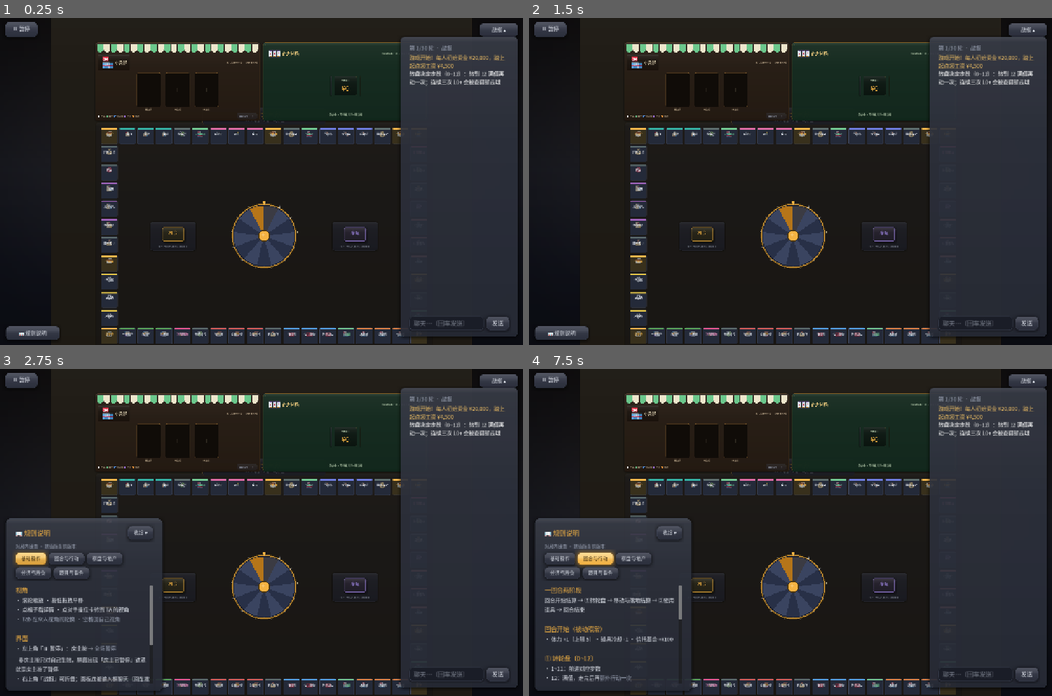
Above: before the commit, frames 1-4 (two rows, left to right).
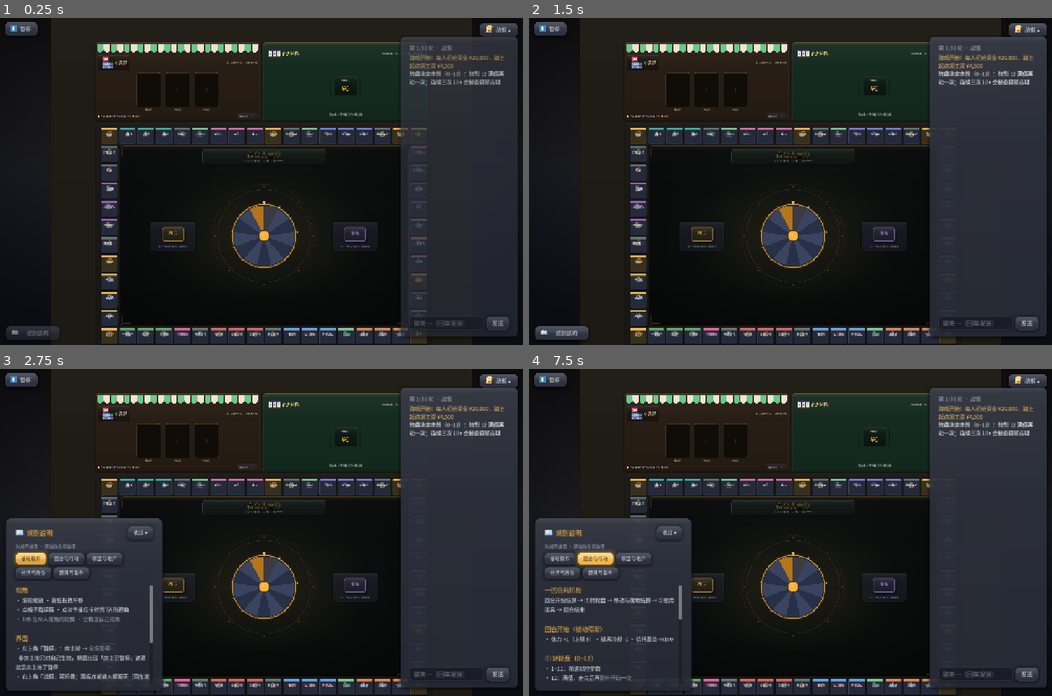
Above: after the commit, the same moments.

Repository: Lousync/dorm-monopoly
Game: Godot game, scene res://scenes/game.tscn
Two runs of this game, one before a commit and one after it. Both use one fixed random seed, a clock stepped at 60 frames per second and the inputs below. This scene is started directly instead of the project's main scene.
Inputs (mouse positions are in pixels of both pictures, inside the frame that each line leads up to):
- Up to frame 1 (0.25 s): no input
- Up to frame 2 (1.5 s): click "⏸ 暂停" (after the commit: "暂停") at 0.5 s; click "▶ 继续游戏" at 1.25 s
- Up to frame 3 (2.75 s): click (31, 682) at 2 s, where only the run after the commit has a clickable "规则说明"
- Up to frame 4 (7.5 s): click "战报 ▴" at 2.75 s; click "战报 ▾" at 3.5 s; click "发送" at 4.25 s; click "收起 ▾" at 5 s; click (560, 682) at 5.75 s, where only the run before the commit has a clickable "📖 规则说明"; click "基础操作" at 6.5 s; click "回合与行动" at 7.25 s

The runs differ from the first frame. In frame 1, 1.3% of the frame differs, in the area x 1-98%, y 2-98%; in frame 2, 0.7%; in frame 3, 1.5%, in the area x 1-98%, y 2-96%; in frame 4, 0.7%.
Error before the commit: Out of bounds get index '0' (on base: 'Array') (res://scripts/game.gd:833)
Error after the commit: Out of bounds get index '0' (on base: 'Array') (res://scripts/game.gd:834)

Commit message:
对局界面质感升级 + HUD 布局返工 + 抽卡翻面动画（v0.1.0 三项）
③ 质感升级：
- 棋盘内区（棋子围出来的那块）铺深绿绒面嵌板：描金边 + 四角金括号 + 同心圆刻度点
  + 中心暖光 + 四周压暗。原先这里是一大片没有内容的深色，视觉上「塌」下去；
  装饰全部程序绘制（TableDecor._draw），不引入新素材。
- 格子：加投影（shadow 落在 GAP 里，格子从木纹桌面上浮起来）+ 色带 9→12 高并改成
  渐变卡样式，产业分组更好认。
- HUD 图标：新增 assets/icons/ui_*.png（Twemoji CC-BY 4.0，已在 CREDITS 署名），
  暂停/规则说明/战报/设置/转动转盘五个按钮挂图标；UIKit 新增 ui_icon / with_icon /
  icon_title，图标缺货时静默跳过、不影响按钮可用。

③ HUD 布局返工：
- 底栏整合：牌垫阶段条 + 操作条改为屏幕底部一条固定操作坞（game._place_dock），
  不再锚在自己座位卡下沿。原来按钮会跟着镜头满屏跳、转视角时阶段条整条消失
  （fix/v0.0.2 的补丁）——固定后位置恒定，阶段与状态任何时候都看得见。
- 底栏横向可用带改由两侧栏的实际几何推导（game._dock_band）：展开规则说明、
  展开战报栏都不会再压住底栏（原先状态文字会被切掉）。战报栏 340 → 300。

③ 动效：
- 抽卡由「滑出→停留→收回」升级成四段：卡背抽出（回弹 + 倾斜）→ 绕竖轴翻面
  （压到最扁的一瞬换面，换面点提亮当反光）→ 停留（浮动 + 呼吸微光）→ 收回。
  总时长 DECK_CARD_TIME 改为由四个相位派生，改相位不会忘同步房主结算等待。
- HUD 入场：棋盘与两侧栏错落淡入，不再一帧之间全糊上来。

顺带：赌场注码常量移到 GameData.CASINO_STAKE；摆拍工具 --shot 路径含 card 时
只摆抽卡不摆赌局（否则赌局弹层会盖住正在翻的卡）。

测试：regression_test 里「转离视角后阶段条隐藏」两条断言改为新行为（阶段条仍在
屏幕上，且与操作条同行）——这是本次有意的布局变更，所以显式改断言而不是绕过。
全部 9 个套件通过。

文档：README（界面/结构/测试清单）、CHANGELOG（新增 0.1.0）、架构总览（新脚本 +
两条表现层约定）、想法备忘（规则说明落地记录）、CREDITS（HUD 图标）、AGENTS（测试命令）。

Diff:
--- a/scripts/board_view.gd
+++ b/scripts/board_view.gd
@@ -13,8 +13,13 @@
 const GAP := 5.0
 const MIN_ZOOM := 0.22
 const MAX_ZOOM := 1.25
-## 事件卡从牌堆抽出展示的总时长（房主结算等待与它保持同步）
-const DECK_CARD_TIME := 2.35
+## 抽卡展示的四个相位：抽出 → 翻面 → 停留 → 收回
+const DECK_OUT := 0.34
+const DECK_FLIP := 0.30
+const DECK_HOLD := 1.50
+const DECK_BACK := 0.28
+## 总时长（房主结算等待与它保持同步）。由四个相位派生，改相位不会忘记同步。
+const DECK_CARD_TIME := DECK_OUT + DECK_FLIP + DECK_HOLD + DECK_BACK
 
 # 正方形牌桌：四条操作栏拼成一个闭合方框，长方形棋盘嵌在框内
 # （底=本地玩家，左/上/右=对手，内容朝向各自主人）
@@ -81,6 +86,8 @@
 var _follow_pt := Vector2.ZERO
 var _deck_pos := {}            # "机会"/"命运" -> world 中心
 var _deck_card: Control
+var _deck_back: Control        # 卡背（抽出阶段显示，翻面后隐藏）
+var _deck_front: Control       # 卡面（正文）
 var _deck_t := 0.0             # 抽卡动画相位计时（_process 驱动，不用 Tween）
 var _deck_from := Vector2.ZERO
 var _deck_shown := Vector2.ZERO
@@ -217,17 +224,20 @@
 		var p := Panel.new()
 		p.position = tile_pos(i) + Vector2(GAP, GAP)
 		p.size = Vector2.ONE * (TILE - GAP * 2.0)
-		var sb := UIKit.stylebox(base, 7, Color("#3c4254"), 1)
+		# 投影让每格从木纹桌面上「浮」起来（shadow 画在格子外，正好落在 GAP 里）
+		var sb := UIKit.stylebox(base, 7, Color("#3c4254"), 1, 4, Color(0, 0, 0, 0.42), Vector2(0, 2))
 		p.add_theme_stylebox_override("panel", sb)
 		p.mouse_filter = Control.MOUSE_FILTER_IGNORE
 		_world.add_child(p)
 		_tile_sb.append(sb)
 
+		# 色带：加宽到 12 并用渐变卡样式，让产业分组一眼可辨
 		var strip := Panel.new()
 		strip.position = Vector2(3, 3)
-		strip.size = Vector2(TILE - GAP * 2.0 - 6, 9)
+		strip.size = Vector2(TILE - GAP * 2.0 - 6, 12)
 		var strip_c: Color = UIKit.ACCENT if corner else (Color(0.93, 0.30, 0.55) if d.type == "casino" 			else (SHOP_ACCENT if d.type == "shop" else GameData.GROUP_COLORS.get(d.get("group", ""), Color("#566"))))
-		strip.add_theme_stylebox_override("panel", UIKit.stylebox(strip_c.lightened(0.06), 2))
+		strip.add_theme_stylebox_override("panel",
+			UIKit.card_stylebox(strip_c.lightened(0.06), 3, strip_c.darkened(0.35), 1, 0))
 		strip.mouse_filter = Control.MOUSE_FILTER_IGNORE
 		p.add_child(strip)
 		var idx_l := UIKit.label(str(i), 10, Color(1, 1, 1, 0.6))
@@ -286,28 +296,99 @@
 func _world_descend(l: Label) -> void:
 	l.mouse_filter = Control.MOUSE_FILTER_IGNORE
 
-## 棋盘中央内区布局（仿实体桌游）：上方标题水印，中央「机会」「命运」两个牌堆，
-## 事件卡从对应牌堆抽出展示。
+class TableDecor extends Control:
+	## 内区装饰（程序绘制，无需素材）：四角金色括号 + 同心圆 + 一圈刻度点。
+	## 仿实体桌游的赌台衬底，把原本一大片空荡荡的深色中心填出层次。
+	const ACCENT := Color(0.961, 0.702, 0.259)
+	const RING_R := 286.0
+	const TICKS := 48
+
+	func _init() -> void:
+		mouse_filter = Control.MOUSE_FILTER_IGNORE
+		set_anchors_preset(Control.PRESET_FULL_RECT)
+
+	func _draw() -> void:
+		# 四角括号：给嵌板一个「描金画框」的收边
+		var arm := 52.0
+		var inset := 16.0
+		var w := 2.0
+		var col := Color(ACCENT.r, ACCENT.g, ACCENT.b, 0.30)
+		var corners := [
+			[Vector2(inset, inset), Vector2(1, 0), Vector2(0, 1)],
+			[Vector2(size.x - inset, inset), Vector2(-1, 0), Vector2(0, 1)],
+			[Vector2(inset, size.y - inset), Vector2(1, 0), Vector2(0, -1)],
+			[Vector2(size.x - inset, size.y - inset), Vector2(-1, 0), Vector2(0, -1)],
+		]
+		for cc in corners:
+			var o: Vector2 = cc[0]
+			draw_line(o, o + Vector2(cc[1]) * arm, col, w, true)
+			draw_line(o, o + Vector2(cc[2]) * arm, col, w, true)
+
+		# 同心圆 + 刻度点：中心「转盘区」的视觉锚
+		var ctr := size * 0.5
+		draw_arc(ctr, RING_R, 0.0, TAU, 128, Color(ACCENT.r, ACCENT.g, ACCENT.b, 0.14), 2.0, true)
+		draw_arc(ctr, RING_R + 30.0, 0.0, TAU, 128, Color(ACCENT.r, ACCENT.g, ACCENT.b, 0.07), 1.0, true)
+		for i in TICKS:
+			var a := TAU * float(i) / float(TICKS)
+			var big: bool = i % 6 == 0
+			var pt := ctr + Vector2(cos(a), sin(a)) * (RING_R + 15.0)
+			draw_circle(pt, 2.8 if big else 1.3,
+				Color(ACCENT.r, ACCENT.g, ACCENT.b, 0.32 if big else 0.15))
+
+## 棋盘中央内区布局（仿实体桌游）：深绿绒面嵌板 + 金色装饰，中央「机会」「命运」
+## 两个牌堆，事件卡从对应牌堆抽出展示。
 func _build_interior() -> void:
 	var c := WORLD * 0.5 + BOARD_OFFSET
+
+	# 绒面嵌板：整圈格子围出来的内区铺一层深绿桌布 + 描金边，
+	# 原本这里是一大片没有内容的深色，视觉上「塌」下去
+	var pad := TILE + 6.0
+	var inlay := Panel.new()
+	inlay.position = BOARD_OFFSET + Vector2(pad, pad)
+	inlay.size = WORLD - Vector2(pad, pad) * 2.0
+	inlay.mouse_filter = Control.MOUSE_FILTER_IGNORE
+	inlay.add_theme_stylebox_override("panel", UIKit.card_stylebox(Color(0.033, 0.052, 0.046), 26,
+		Color(UIKit.ACCENT.r, UIKit.ACCENT.g, UIKit.ACCENT.b, 0.20), 2, 16,
+		Color(UIKit.ACCENT.r, UIKit.ACCENT.g, UIKit.ACCENT.b, 0.04)))
+	_world.add_child(inlay)
+	# 中心暖光：桌布中央一点金光，把视线收拢到转盘
+	inlay.add_child(UIKit.grad_rect(
+		[Color(UIKit.ACCENT.r, UIKit.ACCENT.g, UIKit.ACCENT.b, 0.10),
+		Color(UIKit.ACCENT.r, UIKit.ACCENT.g, UIKit.ACCENT.b, 0.0)],
+		[0.0, 1.0], true, Vector2(0.5, 0.5), Vector2(0.5, 0.12)))
+	# 四周压暗：否则整块绒面会「平」在画面上，与木桌的过渡也太硬
+	inlay.add_child(UIKit.grad_rect(
+		[Color(0, 0, 0, 0.0), Color(0, 0, 0, 0.46)], [0.0, 1.0], true,
+		Vector2(0.5, 0.5), Vector2(0.5, -0.10)))
+	var deco := TableDecor.new()
+	inlay.add_child(deco)
+
+	# 标题牌：压在嵌板上沿之内，金边 + 金色细分隔线
 	var p := Panel.new()
-	p.position = Vector2(c.x - 380, 110)
-	p.size = Vector2(760, 104)
+	p.position = Vector2(c.x - 380, BOARD_OFFSET.y + pad + 18.0)
+	p.size = Vector2(760, 96)
 	p.mouse_filter = Control.MOUSE_FILTER_IGNORE
-	p.add_theme_stylebox_override("panel", UIKit.card_stylebox(Color(0.10, 0.11, 0.16, 0.62), 20,
-		Color(UIKit.ACCENT.r, UIKit.ACCENT.g, UIKit.ACCENT.b, 0.22), 1))
+	p.add_theme_stylebox_override("panel", UIKit.card_stylebox(Color(0.055, 0.095, 0.082, 0.72), 20,
+		Color(UIKit.ACCENT.r, UIKit.ACCENT.g, UIKit.ACCENT.b, 0.30), 1, 6))
 	_world.add_child(p)
 
-	var title := UIKit.title_label("宿舍大富翁", 42, Color(UIKit.ACCENT.r, UIKit.ACCENT.g, UIKit.ACCENT.b, 0.34), 0)
-	title.position = Vector2(0, 8)
+	var title := UIKit.title_label("宿舍大富翁", 42, Color(UIKit.ACCENT.r, UIKit.ACCENT.g, UIKit.ACCENT.b, 0.42), 0)
+	title.position = Vector2(0, 6)
 	title.size = Vector2(760, 54)
 	title.horizontal_alignment = HORIZONTAL_ALIGNMENT_CENTER
 	title.mouse_filter = Control.MOUSE_FILTER_IGNORE
 	p.add_child(title)
 
+	var rule := ColorRect.new()
+	rule.color = Color(UIKit.ACCENT.r, UIKit.ACCENT.g, UIKit.ACCENT.b, 0.22)
+	rule.position = Vector2(300, 60)
+	rule.size = Vector2(160, 1)
+	rule.mouse_filter = Control.MOUSE_FILTER_IGNORE
+	p.add_child(rule)
+
 	var sub := UIKit.label("%d × %d 环线 · %d 格 · 10 大产业" % [GameData.BOARD_COLS, GameData.BOARD_ROWS, GameData.TILES.size()],
-		16, Color(UIKit.TEXT_DIM.r, UIKit.TEXT_DIM.g, UIKit.TEXT_DIM.b, 0.75))
-	sub.position = Vector2(0, 66)
+		16, Color(UIKit.TEXT_DIM.r, UIKit.TEXT_DIM.g, UIKit.TEXT_DIM.b, 0.8))
+	sub.position = Vector2(0, 64)
 	sub.size = Vector2(760, 26)
 	sub.horizontal_alignment = HORIZONTAL_ALIGNMENT_CENTER
 	sub.mouse_filter = Control.MOUSE_FILTER_IGNORE
@@ -384,41 +465,65 @@
 func deck_center(deck: String) -> Vector2:
 	return _deck_pos.get(deck, WORLD * 0.5)
 
-## 抽卡展示的相位动画：滑出 0.32s → 停留 1.75s → 收回 0.28s
-const DECK_OUT := 0.32
-const DECK_HOLD := 1.75
-const DECK_BACK := 0.28
-
+## 抽卡展示的相位动画（_process 驱动的相位手写，见项目约定）：
+## 抽出（带一点回弹与倾斜）→ 绕竖轴翻面（压到 0 换面的瞬间提亮一记）→
+## 停留（轻微上下浮动 + 呼吸微光）→ 收回。
 func _tick_deck_card(delta: float) -> void:
 	if _deck_card == null or not is_instance_valid(_deck_card):
 		return
 	_deck_t += delta
 	var c: Control = _deck_card
-	if _deck_t < DECK_OUT:
-		var k: float = _ease_out_back(_deck_t / DECK_OUT)
+	var t := _deck_t
+	if t < DECK_OUT:
+		var k: float = _ease_out_back(t / DECK_OUT)
 		c.position = _deck_from.lerp(_deck_shown, k)
-		c.modulate.a = minf(_deck_t / 0.18, 1.0)
-		var sc := 0.5 + 0.5 * k
+		c.modulate = Color(1, 1, 1, clampf(t / 0.16, 0.0, 1.0))
+		var sc := 0.55 + 0.45 * k
 		c.scale = Vector2(sc, sc)
-	elif _deck_t < DECK_OUT + DECK_HOLD:
+		c.rotation = -0.05 * (1.0 - k)
+	elif t < DECK_OUT + DECK_FLIP:
+		var k2 := (t - DECK_OUT) / DECK_FLIP
 		c.position = _deck_shown
-		c.modulate.a = 1.0
+		c.rotation = 0.0
+		c.scale = Vector2(maxf(1.0 - k2 * 2.0, 0.02), 1.0 + 0.06 * k2)
+		if k2 >= 0.5:
+			_show_deck_face(false)  # 压到最扁的一瞬换面，看不出来
+			var k3 := (k2 - 0.5) * 2.0
+			c.scale = Vector2(maxf(k3, 0.02), 1.06 - 0.06 * k3)
+		# 换面点附近提亮，模拟翻牌反光
+		var flash := 1.0 + 0.4 * (1.0 - absf(k2 * 2.0 - 1.0))
+		c.modulate = Color(flash, flash, flash, 1.0)
+	elif t < DECK_OUT + DECK_FLIP + DECK_HOLD:
+		var h := t - DECK_OUT - DECK_FLIP
 		c.scale = Vector2.ONE
-	elif _deck_t < DECK_OUT + DECK_HOLD + DECK_BACK:
-		var k2: float = (_deck_t - DECK_OUT - DECK_HOLD) / DECK_BACK
-		c.position = _deck_shown.lerp(_deck_from, k2)
-		c.modulate.a = 1.0 - k2
-		var sc2 := 1.0 - 0.4 * k2
-		c.scale = Vector2(sc2, sc2)
+		c.position = _deck_shown + Vector2(0, sin(h * 2.4) * 3.0)
+		# 呼吸微光：别让卡片像钉死在画面上
+		var breath := 1.0 + 0.03 * (0.5 + 0.5 * sin(h * 3.2))
+		c.modulate = Color(breath, breath, breath, 1.0)
+	elif t < DECK_OUT + DECK_FLIP + DECK_HOLD + DECK_BACK:
+		var k4 := (t - DECK_OUT - DECK_FLIP - DECK_HOLD) / DECK_BACK
+		c.position = _deck_shown.lerp(_deck_from, k4)
+		c.modulate = Color(1, 1, 1, 1.0 - k4)
+		var sc4 := 1.0 - 0.42 * k4
+		c.scale = Vector2(sc4, sc4)
 	else:
 		var restore := _deck_restore
 		c.queue_free()
 		_deck_card = null
+		_deck_back = null
+		_deck_front = null
 		if restore != -1:
 			focus_peer(restore)
 		else:
 			_has_follow_pt = false
 
+## 翻面：true = 显示卡背，false = 显示卡面
+func _show_deck_face(back: bool) -> void:
+	if _deck_back != null and is_instance_valid(_deck_back):
+		_deck_back.visible = back
+	if _deck_front != null and is_instance_valid(_deck_front):
+		_deck_front.visible = not back
+
 func _ease_out_back(t: float) -> float:
 	var c1 := 1.70158
 	return 1.0 + (c1 + 1.0) * pow(t - 1.0, 3.0) + c1 * pow(t - 1.0, 2.0)
@@ -427,47 +532,96 @@
 func is_showing_deck_card() -> bool:
 	return _deck_card != null and is_instance_valid(_deck_card)
 
-## 仿桌游抽卡：镜头对准牌堆，卡片从堆中滑出、放大展示，再收回；
-## 展示结束后镜头回到 restore_peer 的棋子（-1 则停在原地）。
-func play_deck_card(deck: String, kind: String, text: String, restore_peer := -1) -> void:
-	if not _deck_pos.has(deck):
-		return
-	if _deck_card != null and is_instance_valid(_deck_card):
-		_deck_card.queue_free()
-		_deck_card = null
-
-	var center: Vector2 = _deck_pos[deck]
-	var style: Array = UIKit.card_palette(kind)
+const CARD_SIZE := Vector2(560, 168)
+
+## 卡面（正面）：牌堆名 + 卡文，配色随卡型（good/bad/jail/move…）
+func _card_face_front(deck: String, text: String, style: Array) -> Control:
 	var card := PanelContainer.new()
-	card.add_theme_stylebox_override("panel", UIKit.card_stylebox(style[1], 14, style[0], 2, 10))
-	card.custom_minimum_size = Vector2(560, 150)
-	var m := UIKit.margins(18, 18, 10, 12)
+	card.set_anchors_preset(Control.PRESET_FULL_RECT)
+	card.mouse_filter = Control.MOUSE_FILTER_IGNORE
+	card.add_theme_stylebox_override("panel", UIKit.card_stylebox(style[1], 16, style[0], 2, 12))
+	var m := UIKit.margins(20, 20, 12, 14)
 	m.mouse_filter = Control.MOUSE_FILTER_IGNORE
 	card.add_child(m)
 	var v := VBoxContainer.new()
-	v.add_theme_constant_override("separation", 4)
+	v.add_theme_constant_override("separation", 6)
 	m.add_child(v)
 	var title := UIKit.label(deck, 22, style[0])
 	title.horizontal_alignment = HORIZONTAL_ALIGNMENT_CENTER
 	v.add_child(title)
+	var rule := ColorRect.new()
+	rule.color = Color(style[0].r, style[0].g, style[0].b, 0.35)
+	rule.custom_minimum_size = Vector2(0, 1)
+	rule.mouse_filter = Control.MOUSE_FILTER_IGNORE
+	v.add_child(rule)
 	var body := UIKit.label(text, 15, UIKit.TEXT)
 	body.autowrap_mode = TextServer.AUTOWRAP_WORD_SMART
-	body.custom_minimum_size = Vector2(524, 0)  # 卡宽 560 - 左右边距，锁定换行宽度
+	body.custom_minimum_size = Vector2(CARD_SIZE.x - 40, 0)  # 锁换行宽度
 	body.vertical_alignment = VERTICAL_ALIGNMENT_CENTER
 	body.size_flags_vertical = Control.SIZE_EXPAND_FILL
 	v.add_child(body)
+	return card
+
+## 卡背：深底描金 + 牌堆名 + 菱形点阵，抽出阶段露出的就是这一面
+func _card_face_back(deck: String, accent: Color) -> Control:
+	var card := PanelContainer.new()
+	card.set_anchors_preset(Control.PRESET_FULL_RECT)
+	card.mouse_filter = Control.MOUSE_FILTER_IGNORE
+	card.add_theme_stylebox_override("panel", UIKit.card_stylebox(
+		Color(0.075, 0.068, 0.045), 16, accent, 3, 12,
+		Color(accent.r, accent.g, accent.b, 0.12)))
+	var m := UIKit.margins(20, 20, 12, 14)
+	m.mouse_filter = Control.MOUSE_FILTER_IGNORE
+	card.add_child(m)
+	var v := VBoxContainer.new()
+	v.add_theme_constant_override("separation", 8)
+	m.add_child(v)
+	var t := UIKit.label("宿舍%s牌堆" % deck, 20, Color(accent.r, accent.g, accent.b, 0.85))
+	t.horizontal_alignment = HORIZONTAL_ALIGNMENT_CENTER
+	v.add_child(t)
+	v.add_child(UIKit.label("· · · · · · · · ·", 15,
+		Color(accent.r, accent.g, accent.b, 0.45)))
+	var big := UIKit.title_label("？", 44, Color(accent.r, accent.g, accent.b, 0.75), 0)
+	big.horizontal_alignment = HORIZONTAL_ALIGNMENT_CENTER
+	big.size_flags_vertical = Control.SIZE_EXPAND_FILL
+	big.vertical_alignment = VERTICAL_ALIGNMENT_CENTER
+	v.add_child(big)
+	v.add_child(UIKit.label("· · · · · · · · ·", 15,
+		Color(accent.r, accent.g, accent.b, 0.45)))
+	return card
+
+## 仿桌游抽卡：镜头对准牌堆，卡背从堆中抽出 → 翻面亮出卡面 → 停留 → 收回；
+## 展示结束后镜头回到 restore_peer 的棋子（-1 则停在原地）。
+func play_deck_card(deck: String, kind: String, text: String, restore_peer := -1) -> void:
+	if not _deck_pos.has(deck):
+		return
+	if _deck_card != null and is_instance_valid(_deck_card):
+		_deck_card.queue_free()
+		_deck_card = null
+
+	var center: Vector2 = _deck_pos[deck]
+	var style: Array = UIKit.card_palette(kind)
+	var accent: Color = style[0]
+
+	# 卡片本体是个空 Control，正反两面都铺满它 —— 翻面就是把它绕竖轴压扁再张开
+	var card := Control.new()
 	card.mouse_filter = Control.MOUSE_FILTER_IGNORE
 	card.z_index = 30
+	card.size = CARD_SIZE
+	card.pivot_offset = CARD_SIZE * 0.5
 	_world.add_child(card)
-	card.size = Vector2(560, 150)
-	card.pivot_offset = card.size * 0.5
+	_deck_back = _card_face_back(deck, accent)
+	card.add_child(_deck_back)
+	_deck_front = _card_face_front(deck, text, style)
+	_deck_front.visible = false
+	card.add_child(_deck_front)
 
 	var start := center - card.size * 0.5 + Vector2(0, 54)
-	var shown := center - card.size * 0.5 - Vector2(0, 140)
+	var shown := center - card.size * 0.5 - Vector2(0, 150)
 	shown.x = clampf(shown.x, 16.0, WORLD.x - card.size.x - 16.0)
 	card.position = start
-	card.modulate.a = 0.0
-	card.scale = Vector2(0.5, 0.5)
+	card.modulate = Color(1, 1, 1, 0.0)
+	card.scale = Vector2(0.55, 0.55)
 	focus_point(center + Vector2(0, -110), false)
 
 	_deck_card = card
--- a/scripts/dev_tools.gd
+++ b/scripts/dev_tools.gd
@@ -373,10 +373,12 @@
 		g._set_rules_open(true)  # 摆拍：展开左下角「规则说明」
 	if path.contains("pause"):
 		g._open_menu()           # 摆拍：打开暂停菜单
-	if not path.contains("plain"):
+	if not path.contains("plain") or path.contains("card"):
 		g.board.play_deck_card("机会", "good", "帮宿管阿姨搬了一下午矿泉水，辛苦费 +600")
 		g.board.spin_wheel(12)
-		# 赌局界面预览（单行假数据，验证布局用）
+	if not path.contains("plain") and not path.contains("card"):
+		# 赌局界面预览（单行假数据，验证布局用）。路径带 card 时跳过赌局，
+		# 否则弹层会盖住正在翻的抽卡
 		g.casino.s_casino_start.rpc("炸弹猫", 800, 3200, [g.my_peer])
 		g.casino.s_casino_turn.rpc(g.my_peer, 1, {g.my_peer: 1}, {g.my_peer: 2}, 9, true)
 		g.casino.s_casino_event.rpc("你 摸到一张【拆除】揣进兜里", "move")
--- a/scripts/game.gd
+++ b/scripts/game.gd
@@ -185,6 +185,7 @@
 	if at_mode != "" and not dev_flag:
 		dev.enabled = false
 	_apply_audio()
+	_hud_intro()
 	dev.apply_mode()
 	for a2 in OS.get_cmdline_user_args():
 		if a2 == "--menu-probe":
@@ -2277,6 +2278,17 @@
 	get_tree().paused = on
 	pause_mask.visible = on and not multiplayer.is_server()
 
+# ================= HUD 入场 =================
+
+## 入场：棋盘与两侧栏错落淡入，别让 HUD 在一帧之间「啪」地全糊上来。
+## 底栏不参与——它要等开局（phase=playing）才出现，淡入会跟它的显隐打架。
+func _hud_intro() -> void:
+	for it in [[board, 0.0], [opt_btn, 0.04], [log_toggle, 0.08], [log_panel, 0.12],
+			[rules_btn, 0.18]]:
+		var c: Control = it[0]
+		if c != null and is_instance_valid(c):
+			Fx.animate_in(c, float(it[1]))
+
 # ================= 规则说明面板（左下角） =================
 
 ## 展开/收起规则说明。展开时它占据左下角，格子详情卡让位（隐藏）——
@@ -2334,11 +2346,13 @@
 
 
 func _process(_delta: float) -> void:
-	# 牌垫阶段条锚定自己座位卡下沿；不在自己视角 / 非对局阶段时隐藏
+	# 底栏（牌垫阶段条 + 操作条）统一成屏幕底部一条固定操作坞，不再锚在自己座位卡下沿：
+	# 原来「自己视角贴座位卡、转开视角改贴屏幕底」，按钮会跟着镜头满屏跳，转视角时
+	# 阶段条还会整条消失（fix/v0.0.2 打的补丁）。固定之后位置恒定、阶段永远可见。
 	if mat_bar == null:
 		return
 	var phase := String(st.get("phase", ""))
-	var show := board.seat_count() > 0 and board.at_home_view() and phase == "playing"
+	var show := board.seat_count() > 0 and phase == "playing"
 	# 交易面板独立于视角：底栏居中，保证行动者一定能操作（相机可能停在棋子上而非自家座位）
 	var shop_mine: bool = phase == "playing" and int(st.get("shop_peer", 0)) == my_peer \
 		and int(st.get("shop_open", -1)) >= 0
@@ -2355,27 +2369,34 @@
 		black_picker.visible = false
 		_black_sig = ""
 	mat_bar.visible = show and not shop_mine and not black_mine
-	# 操作条与视角无关：自己视角时与阶段条拼成原来那一行；转离自己视角时
-	# 牌垫跑到屏幕外，就改贴屏幕底部，保证任何时候都能掷骰 / 用道具。
 	var want_actions: bool = phase == "playing" and (roll_btn.visible or item_btn_box.visible)
 	action_bar.visible = want_actions and not shop_mine and not black_mine
-	if show and not shop_mine and not black_mine:
-		# 自己座位卡下沿只有一行的空间，两条必须并排而不是上下叠放，
-		# 否则操作条会被挤出屏幕底部（见 fix/v0.0.2）。
-		var r := board.home_card_screen_rect()
-		var band := _dock_band()
-		if action_bar.visible:
-			var gap := 8.0
-			var total: float = mat_bar.size.x + gap + action_bar.size.x
-			var left: float = _clamp_dock_x(r.get_center().x - total * 0.5, total, band)
-			mat_bar.position = Vector2(left, r.end.y + 10.0)
-			action_bar.position = Vector2(left + mat_bar.size.x + gap, r.end.y + 10.0)
-		else:
-			mat_bar.position = Vector2(
-				_clamp_dock_x(r.get_center().x - mat_bar.size.x * 0.5, mat_bar.size.x, band),
-				r.end.y + 10.0)
-	elif action_bar.visible:
-		_place_overlay_bar(action_bar)
+	if not shop_mine and not black_mine:
+		_place_dock()
+	if dev.enabled:
+		dev.refresh_panel()
+
+## 底栏统一贴底居中：可见的两条并排成一条操作坞，横向夹进可用带；
+## 顶边对齐（两条容器高度差一两像素，对齐顶边看起来才是一条）。
+func _place_dock() -> void:
+	var parts: Array = []
+	for c in [mat_bar, action_bar]:
+		if c != null and c.visible:
+			parts.append(c)
+	if parts.is_empty():
+		return
+	var gap := 8.0
+	var total := 0.0
+	var tallest := 0.0
+	for c in parts:
+		total += c.size.x
+		tallest = maxf(tallest, c.size.y)
+	total += gap * float(parts.size() - 1)
+	var left := _clamp_dock_x(size.x * 0.5 - total * 0.5, total, _dock_band())
+	var top := size.y - 16.0 - tallest
+	for c in parts:
+		c.position = Vector2(left, top)
+		left += c.size.x + gap
 
 ## 底栏可用的横向带（左起 / 右止）。底栏原本只按座位卡居中，一旦左下角展开
 ## 规则说明面板、或右上角战报栏展开，它就会被压住（状态文字被切掉）。
@@ -2394,8 +2415,6 @@
 ## 把底栏左边缘夹进可用带内（带太窄时以左边缘为准，宁可溢出也不推到屏幕外）
 func _clamp_dock_x(want: float, width: float, band: Vector2) -> float:
 	return clampf(want, band.x, maxf(band.x, band.y - width))
-	if dev.enabled:
-		dev.refresh_panel()
 
 ## 交易面板贴底居中：按自身高度上移，保证整块（含刷新/离开）都在屏内；
 ## 横向同样夹进可用带，免得展开规则说明后被压住
--- a/scripts/rules_panel.gd
+++ b/scripts/rules_panel.gd
@@ -17,7 +17,7 @@
 
 ## 收起态：左下角一个按钮（占据原「操作提示」的位置）
 static func _build_button(g: Node) -> void:
-	g.rules_btn = UIKit.button("📖 规则说明", 13)
+	g.rules_btn = UIKit.with_icon(UIKit.button("规则说明", 13), "rules", 17)
 	g.rules_btn.tooltip_text = "查看操作提示与完整游戏规则"
 	g.rules_btn.set_anchors_preset(Control.PRESET_BOTTOM_LEFT)
 	g.rules_btn.offset_left = 14
@@ -51,7 +51,7 @@
 	var head := HBoxContainer.new()
 	head.add_theme_constant_override("separation", 8)
 	v.add_child(head)
-	head.add_child(UIKit.label("📖 规则说明", 16, UIKit.ACCENT))
+	head.add_child(UIKit.icon_title("rules", "规则说明", 16, UIKit.ACCENT))
 	var sp := Control.new()
 	sp.size_flags_horizontal = Control.SIZE_EXPAND_FILL
 	sp.mouse_filter = Control.MOUSE_FILTER_IGNORE
--- a/scripts/rules_text.gd
+++ b/scripts/rules_text.gd
@@ -54,10 +54,10 @@
 		"· %s" % _d("Tab 在众人视角间轮换 · 空格回自己视角"),
 		"",
 		_h("界面"),
-		"· 左上角「⏸ 暂停」：房主按 → %s" % _d("全场暂停"),
+		"· 左上角「暂停」：房主按 → %s" % _d("全场暂停"),
 		"  非房主按只对自己生效，屏幕出现「房主已暂停」遮罩就是房主按了暂停",
 		"· 右上角「战报」可折叠；面板底部输入框聊天（回车发送）",
-		"· 左下角「📖 规则说明」就是本面板，再点一次收起",
+		"· 左下角「规则说明」就是本面板，点「收起」回到按钮态",
 		"",
 		_h("一局的基本盘"),
 		"· 1~4 人，房主即权威服务器；有人掉线由机器人接管",
--- a/scripts/table_hud.gd
+++ b/scripts/table_hud.gd
@@ -96,7 +96,7 @@
 	var arow := HBoxContainer.new()
 	arow.add_theme_constant_override("separation", 8)
 	abm.add_child(arow)
-	g.roll_btn = UIKit.button("转动转盘", 15, "normal")
+	g.roll_btn = UIKit.with_icon(UIKit.button("转动转盘", 15, "primary"), "dice", 20)
 	g.roll_btn.disabled = true
 	arow.add_child(g.roll_btn)
 	g.item_btn_box = HBoxContainer.new()
@@ -194,7 +194,7 @@
 	bbv.add_child(g.black_hint)
 
 	# 左上角：暂停按钮（打开暂停菜单族，见 g._build_menu_ui）
-	g.opt_btn = UIKit.button("⏸ 暂停", 13)
+	g.opt_btn = UIKit.with_icon(UIKit.button("暂停", 13), "pause", 15)
 	g.opt_btn.tooltip_text = "暂停对局（房主暂停全场）"
 	g.opt_btn.set_anchors_preset(Control.PRESET_TOP_LEFT)
 	g.opt_btn.offset_left = 12
@@ -232,7 +232,7 @@
 	iv.add_child(g.info_body)
 
 	# 右上：战报 / 聊天（可折叠，保持桌面干净）
-	g.log_toggle = UIKit.button("战报 ▴", 13)
+	g.log_toggle = UIKit.with_icon(UIKit.button("战报 ▴", 13), "report", 17)
 	g.log_toggle.set_anchors_preset(Control.PRESET_TOP_RIGHT)
 	g.log_toggle.offset_left = -106
 	g.log_toggle.offset_right = -12
@@ -339,7 +339,7 @@
 	var cont_btn := UIKit.button("▶ 继续游戏", 15)
 	cont_btn.pressed.connect(g._menu_resume)
 	mv.add_child(cont_btn)
-	var set_btn := UIKit.button("⚙ 设置", 15)
+	var set_btn := UIKit.with_icon(UIKit.button("设置", 15), "gear", 18)
 	set_btn.pressed.connect(func() -> void:
 		g.vol_slider.value = g.audio_volume * 100.0
 		g.mute_check.button_pressed = g.audio_mute
--- a/scripts/ui_kit.gd
+++ b/scripts/ui_kit.gd
@@ -46,6 +46,38 @@
 ## Kenney 棋子（assets/pieces/，CC0），color_idx 对应玩家槽位 0~3
 static func piece_tex(color_idx: int) -> Texture2D:
 	return tex("res://assets/pieces/piece%s_05.png" % PIECE_COLORS[clampi(color_idx, 0, 3)])
+
+## HUD 图标（assets/icons/ui_*.png，Twemoji CC-BY 4.0）：规则/战报/骰子/设置…
+static func ui_icon(name: String) -> Texture2D:
+	return tex("res://assets/icons/ui_%s.png" % name)
+
+## 给按钮挂 HUD 图标。图标缺货时静默跳过——按钮本身照常可用，
+## 不会因为少一张 png 就少一个按钮（素材未导入时 UIKit.tex 会直接读文件兜底）。
+static func with_icon(b: Button, icon_name: String, side := 18) -> Button:
+	var t := ui_icon(icon_name)
+	if t != null:
+		b.icon = t
+		b.expand_icon = false
+		b.add_theme_constant_override("icon_max_width", side)
+		b.add_theme_constant_override("h_separation", 6)
+	return b
+
+## 图标 + 标题（面板小标题用）；图标缺货时只剩文字，不会报错
+static func icon_title(icon_name: String, text: String, size := 16, color: Color = ACCENT) -> HBoxContainer:
+	var row := HBoxContainer.new()
+	row.add_theme_constant_override("separation", 7)
+	var t := ui_icon(icon_name)
+	if t != null:
+		var tr := TextureRect.new()
+		tr.texture = t
+		tr.expand_mode = TextureRect.EXPAND_IGNORE_SIZE
+		tr.stretch_mode = TextureRect.STRETCH_KEEP_ASPECT_CENTERED
+		tr.custom_minimum_size = Vector2(size + 4, size + 4)
+		tr.size_flags_vertical = Control.SIZE_SHRINK_CENTER
+		tr.mouse_filter = Control.MOUSE_FILTER_IGNORE
+		row.add_child(tr)
+	row.add_child(label(text, size, color))
+	return row
 
 # ---------------- 基础控件 ----------------
 
--- a/tests/regression_test.gd
+++ b/tests/regression_test.gd
@@ -487,11 +487,18 @@
 	g._process(0.0)
 	_check(g.roll_btn.is_visible_in_tree(), "转离视角后「转动转盘」仍在屏幕上可见")
 	_check(not g.roll_btn.disabled, "转离视角后「转动转盘」仍可点")
-	_check(not g.mat_bar.is_visible_in_tree(), "转离视角后阶段条隐藏（牌垫仍贴自家座位卡）")
+	# fix/v0.1.0 起底栏改成「屏幕底部一条固定操作坞」，不再贴自家座位卡，
+	# 所以转离视角后阶段条仍然在（比旧行为更强：阶段与状态任何时候都看得见）
+	_check(g.mat_bar.is_visible_in_tree(), "转离视角后阶段条仍显示（底栏已固定贴底）")
 	var vp: Vector2 = g.get_viewport_rect().size
 	var ab: Control = g.action_bar
+	var mb2: Control = g.mat_bar
 	_check(ab.size.y > 1.0, "操作条已算出真实尺寸（h=%.0f）" % ab.size.y)
 	_check(ab.position.y >= 0.0 and ab.position.y + ab.size.y <= vp.y + 1.0,
 		"转离视角后操作条竖直在屏幕内（y=%.0f h=%.0f vp=%.0f）" % [ab.position.y, ab.size.y, vp.y])
 	_check(ab.position.x >= 0.0 and ab.position.x + ab.size.x <= vp.x + 1.0,
 		"转离视角后操作条水平在屏幕内（x=%.0f w=%.0f vp=%.0f）" % [ab.position.x, ab.size.x, vp.x])
+	_check(mb2.position.x >= 0.0 and mb2.position.x + mb2.size.x <= vp.x + 1.0,
+		"转离视角后阶段条水平在屏幕内（x=%.0f w=%.0f vp=%.0f）" % [mb2.position.x, mb2.size.x, vp.x])
+	_check(absf(ab.position.y - mb2.position.y) < 1.0,
+		"转离视角后两条仍在同一行（mat_bar y %.0f / action_bar y %.0f）" % [mb2.position.y, ab.position.y])
Binary file added: assets/icons/ui_dice.png
Binary file added: assets/icons/ui_gear.png
Binary file added: assets/icons/ui_pause.png
Binary file added: assets/icons/ui_report.png
Binary file added: assets/icons/ui_rules.png
Not shown, changed: AGENTS.md
Not shown, changed: CHANGELOG.md
Not shown, changed: README.md
Not shown, changed: assets/CREDITS.md
Not shown, changed: docs/dev/架构总览.md
Not shown, changed: docs/想法备忘.md
